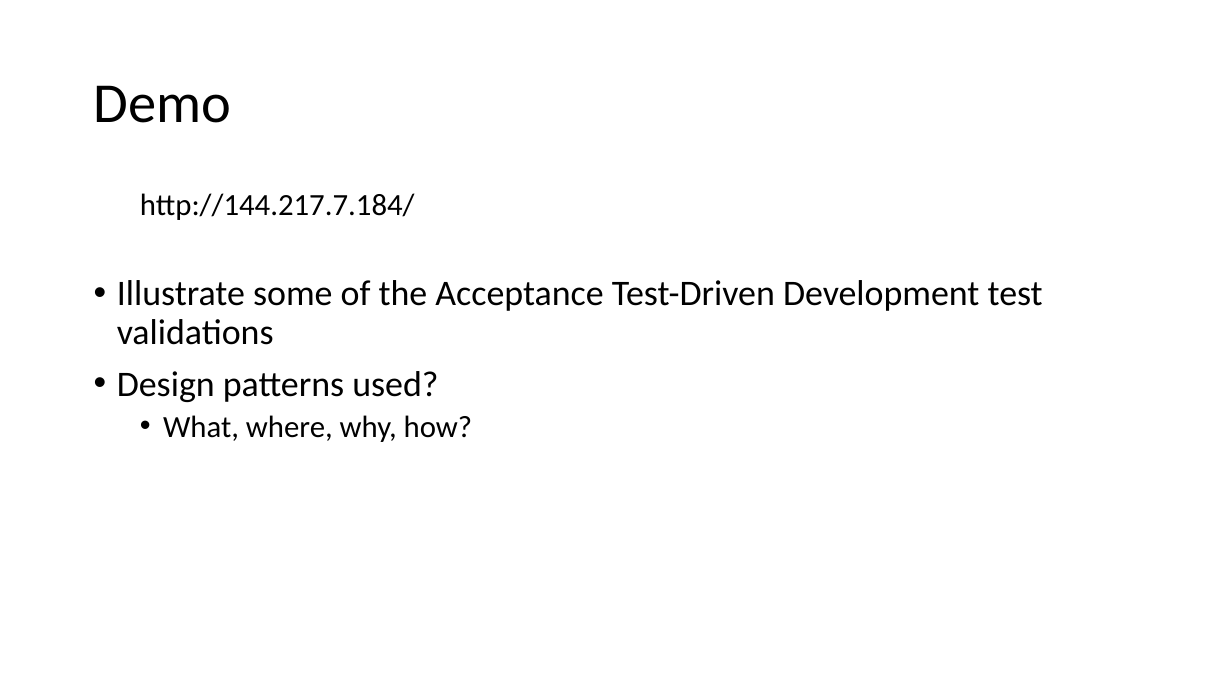
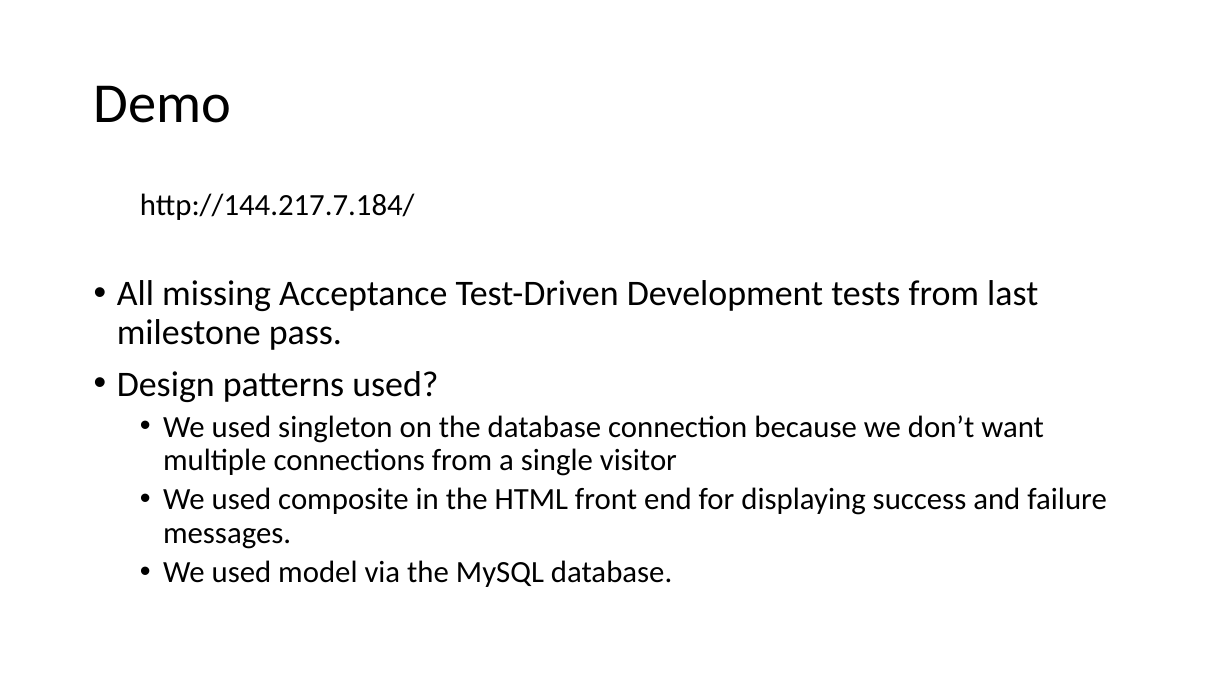
Before and after one commit to ShawnClake/ense-470, a slide deck: slide 4 of milestones/6/ENSE470_M6.ppt. Drawn at 1232x693 pixels with LibreOffice and Linux fonts; fonts in the diff are those of the drawing. Boxes give left, top, right and bottom in pixels: in the first picture for what was removed or moved away, otherwise in the second. Text is boxed around its words. In the diff, an @@ line names an element or a change of style, - is before the commit and + after.

```diff
--- a/milestones/6/ENSE470_M6.ppt
+++ b/milestones/6/ENSE470_M6.ppt
@@ text at box(117, 280, 1038, 350): text changed @@
-• Illustrate some of the Acceptance Test-Driven Development test validations
+• All missing Acceptance Test-Driven Development tests from last milestone pass.
@@ text at box(163, 415, 1106, 587): text changed @@
-  • What, where, why, how?
+  • We used singleton on the database connection because we don’t want multiple connections from a single visitor
+  • We used composite in the HTML front end for displaying success and failure messages.
+  • We used model via the MySQL database.
```
Also in this commit, not shown: 1 other slide changed.
